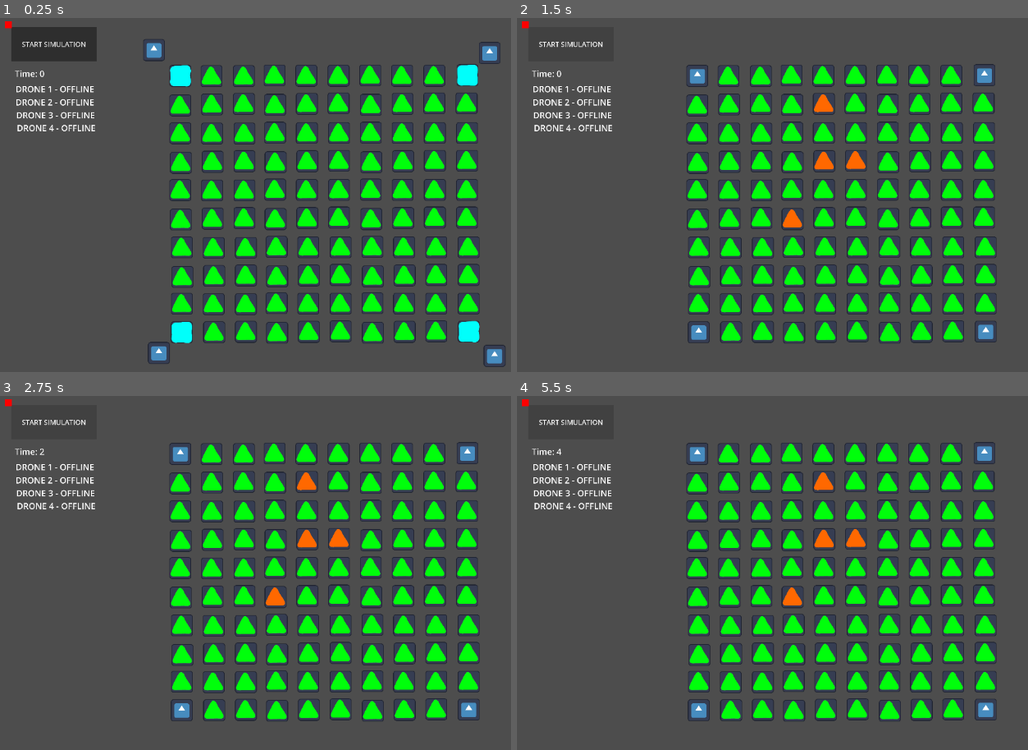
Above: before the commit, frames 1-4 (two rows, left to right).
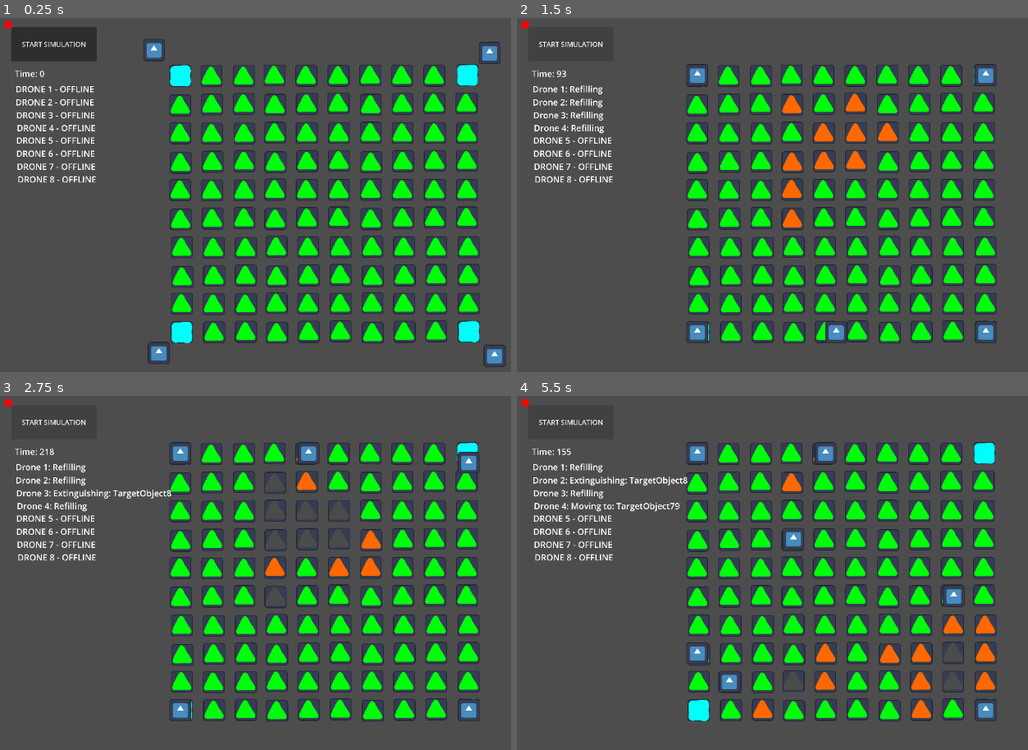
Above: after the commit, the same moments.

Repository: nabgit/Drone-Swarm-Using-GOAP-GA
Game: Godot game, scene res://Levels/main.tscn
The game is run twice, just before and just after one commit, with the same random seed, the same clock (stepped at 60 frames per second) and the same inputs. The engine's default icon, where the game draws it, is replaced by a stand-in: a white triangle on a blue panel in a dark square.
Inputs:
- Up to frame 1 (0.25 s): no input
- Up to frame 2 (1.5 s): click "START SIMULATION" at 0.5 s; click "START SIMULATION" at 1.25 s
- Up to frame 3 (2.75 s): click "START SIMULATION" at 2 s
- Up to frame 4 (5.5 s): tap Enter at 4.25 s

The runs differ from the first frame. In frame 1, 0.6% of the frame differs, in the area x 3-19%, y 33-47%; in frame 2, 2.8%; in frame 3, 3.7%; in frame 4, 5.6%, in the area x 3-94%, y 12-92%.

Commit message:
Increased the drone count to 8 and slowed down the fire spreading from 10 to 20, giving the AI more of a chance to succeed

Diff:
--- a/Levels/main.tscn
+++ b/Levels/main.tscn
@@ -26,6 +26,26 @@
 z_index = 1
 position = Vector2(1004, 1707)
 npc_index = 4
+
+[node name="NPC5" parent="." unique_id=484682933 groups=["drones"] instance=ExtResource("1_lwy2l")]
+z_index = 1
+position = Vector2(-992, -84)
+npc_index = 5
+
+[node name="NPC6" parent="." unique_id=792878085 groups=["drones"] instance=ExtResource("1_lwy2l")]
+z_index = 1
+position = Vector2(975, -67)
+npc_index = 6
+
+[node name="NPC7" parent="." unique_id=269119530 groups=["drones"] instance=ExtResource("1_lwy2l")]
+z_index = 1
+position = Vector2(-963, 1690)
+npc_index = 7
+
+[node name="NPC8" parent="." unique_id=1886970865 groups=["drones"] instance=ExtResource("1_lwy2l")]
+z_index = 1
+position = Vector2(1004, 1707)
+npc_index = 8
 
 [node name="TargetObject2" parent="." unique_id=1897643849 groups=["forest"] instance=ExtResource("2_nj2yk")]
 position = Vector2(-654, 69)
@@ -385,6 +405,42 @@
 theme_override_font_sizes/font_size = 50
 text = "DRONE 4 - OFFLINE"
 
+[node name="Label-NPC_Status5" type="Label" parent="CanvasLayer_UI/Control" unique_id=1465363640]
+layout_mode = 0
+offset_left = 67.0
+offset_top = 663.0
+offset_right = 528.0
+offset_bottom = 732.0
+theme_override_font_sizes/font_size = 50
+text = "DRONE 5 - OFFLINE"
+
+[node name="Label-NPC_Status6" type="Label" parent="CanvasLayer_UI/Control" unique_id=680920445]
+layout_mode = 0
+offset_left = 67.0
+offset_top = 740.0
+offset_right = 528.0
+offset_bottom = 809.0
+theme_override_font_sizes/font_size = 50
+text = "DRONE 6 - OFFLINE"
+
+[node name="Label-NPC_Status7" type="Label" parent="CanvasLayer_UI/Control" unique_id=1161040596]
+layout_mode = 0
+offset_left = 71.0
+offset_top = 816.0
+offset_right = 532.0
+offset_bottom = 885.0
+theme_override_font_sizes/font_size = 50
+text = "DRONE 7 - OFFLINE"
+
+[node name="Label-NPC_Status8" type="Label" parent="CanvasLayer_UI/Control" unique_id=76746377]
+layout_mode = 0
+offset_left = 75.0
+offset_top = 891.0
+offset_right = 536.0
+offset_bottom = 960.0
+theme_override_font_sizes/font_size = 50
+text = "DRONE 8 - OFFLINE"
+
 [node name="ColorRect" type="ColorRect" parent="CanvasLayer_UI/Control" unique_id=1252051349]
 layout_mode = 0
 offset_right = 40.0
@@ -407,7 +463,7 @@
 [node name="WaterStation_Object4" parent="." unique_id=1811819077 groups=["water_station"] instance=ExtResource("3_7pswh")]
 position = Vector2(853, 1565)
 
-[node name="GridManager" type="Node" parent="."]
+[node name="GridManager" type="Node" parent="." unique_id=1891393101]
 script = ExtResource("5_grid")
 
 [node name="GameManager" type="Node" parent="." unique_id=963429042 groups=["game_manager"]]
--- a/game_manager.gd
+++ b/game_manager.gd
@@ -6,7 +6,7 @@
 const TICK_INTERVAL := 1.0  # 1 second per tick
 
 ## Set > 1 to fast-forward (e.g. 50 = 50x speed). Set to 0 for uncapped (run as fast as possible).
-const SIMULATION_SPEED := 1.0  # 1 = real-time, >1 = fast-forward, 0 = uncapped
+const SIMULATION_SPEED := 100.0  # 1 = real-time, >1 = fast-forward, 0 = uncapped
 
 var generation := 0
 var tick_count := 0
--- a/genetic_algorithm.gd
+++ b/genetic_algorithm.gd
@@ -16,7 +16,7 @@
 static func evolve(
 	parent_a: Dictionary,
 	parent_b: Dictionary,
-	count: int = 4,
+	count: int = 8,
 	mutation_rate: float = DEFAULT_MUTATION_RATE,
 	mutation_magnitude: float = DEFAULT_MUTATION_MAGNITUDE
 ) -> Array[Dictionary]:
--- a/grid_manager.gd
+++ b/grid_manager.gd
@@ -3,7 +3,7 @@
 
 const GRID_SIZE := 10
 const BURN_DEATH_TIME := 100
-const SPREAD_CHECK_INTERVAL := 10
+const SPREAD_CHECK_INTERVAL := 20
 const DEPLOYMENT_THRESHOLD := 0.10
 
 # cells[col][row] holds the scene node at that grid position.
Not shown: 1 places in Levels/main.tscn that only renumber resources
